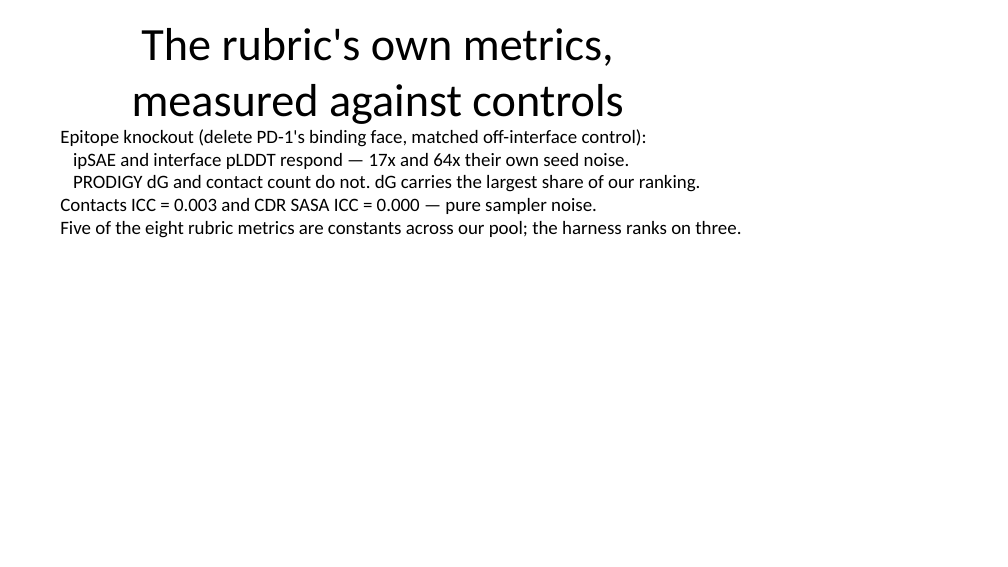
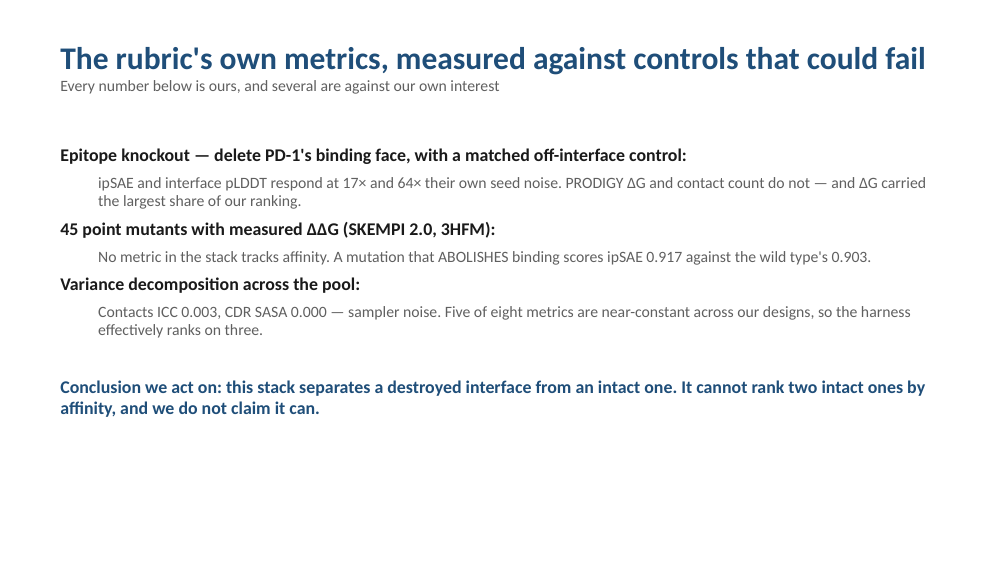
Before and after one commit to RRobin711/locksmith-antibody-hackathon, a slide deck: slide 2 of submission/LOCKSMITH_DEV/pitch/LOCKSMITH_DEV_presentation.pptx. Drawn at 1008x567 pixels with LibreOffice and Linux fonts; fonts in the diff are those of the drawing. Boxes give left, top, right and bottom in pixels: in the first picture for what was removed or moved away, otherwise in the second. Text is boxed around its words. In the diff, an @@ line names an element or a change of style, - is before the commit and + after.

```diff
--- a/submission/LOCKSMITH_DEV/pitch/LOCKSMITH_DEV_presentation.pptx
+++ b/submission/LOCKSMITH_DEV/pitch/LOCKSMITH_DEV_presentation.pptx
@@ text "The rubric's own metrics, measured ..." at [60,47,925,94]: vertical alignment middle to top @@
@@ text at [60,47,925,94]: text changed; size 44 to 30 pt; text colour #000000 to #1F4E79; bold on @@
-The rubric's own metrics, measured against controls
+The rubric's own metrics, measured against controls that could fail
+Every number below is ours, and several are against our own interest
@@ text at [60,148,926,417]: text changed; size 18 to 15 pt; text colour #000000 to #606060 @@
-Epitope knockout (delete PD-1's binding face, matched off-interface control):
-ipSAE and interface pLDDT respond — 17x and 64x their own seed noise.
-PRODIGY dG and contact count do not. dG carries the largest share of our ranking.
-Contacts ICC = 0.003 and CDR SASA ICC = 0.000 — pure sampler noise.
-Five of the eight rubric metrics are constants across our pool; the harness ranks on three.
+Epitope knockout — delete PD-1's binding face, with a matched off-interface control:
+  ipSAE and interface pLDDT respond at 17× and 64× their own seed noise. PRODIGY ΔG and contact count do not — and ΔG carried the largest share of our ranking.
+45 point mutants with measured ΔΔG (SKEMPI 2.0, 3HFM):
+  No metric in the stack tracks affinity. A mutation that ABOLISHES binding scores ipSAE 0.917 against the wild type's 0.903.
+Variance decomposition across the pool:
+  Contacts ICC 0.003, CDR SASA 0.000 — sampler noise. Five of eight metrics are near-constant across our designs, so the harness effectively ranks on three.
+Conclusion we act on: this stack separates a destroyed interface from an intact one. It cannot rank two intact ones by affinity, and we do not claim it can.
```
Also in this commit, not shown: 4 slides added, 4 slides removed, 10 other files.
